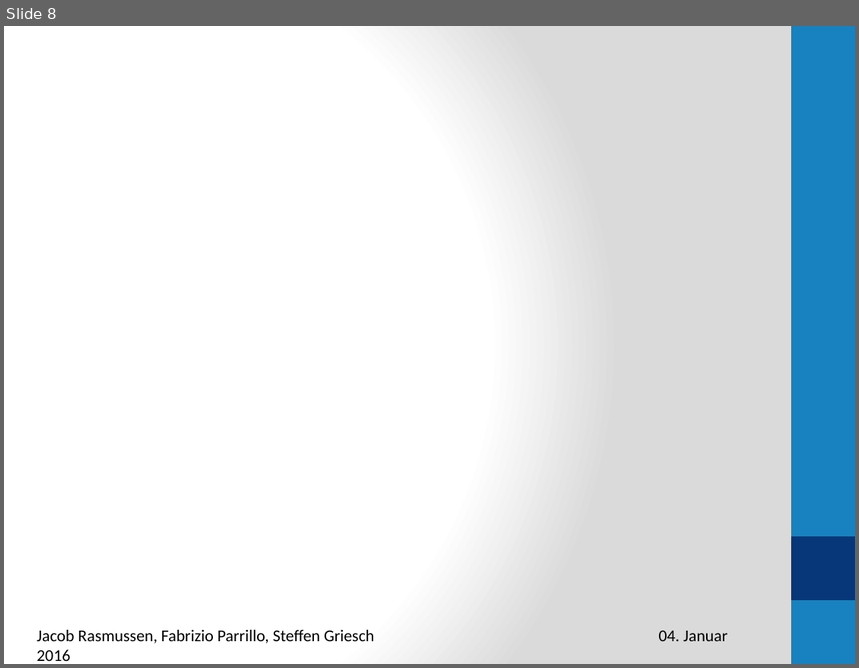
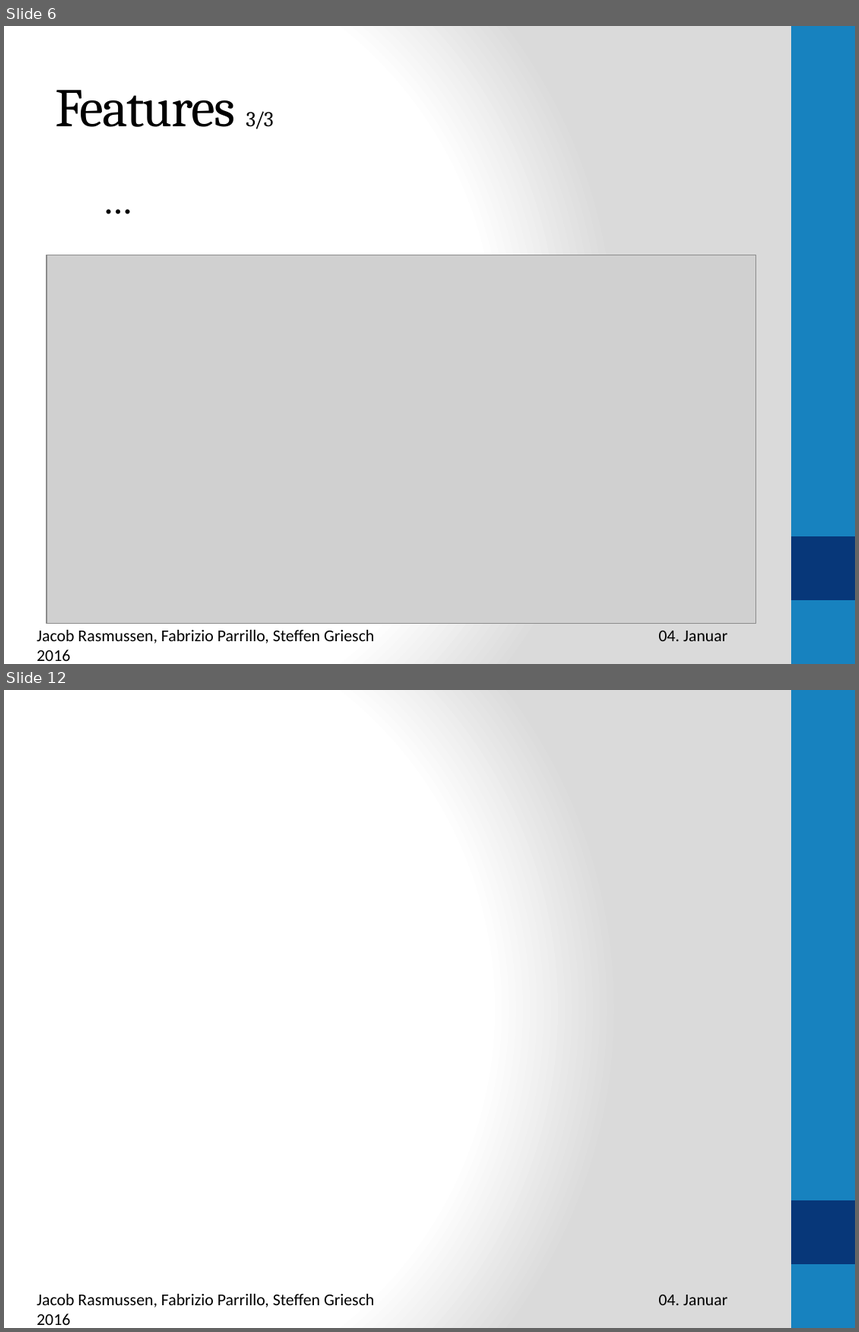
Before and after one commit to rasmussenj/PlasmidSequences, a slide deck: Präsentation1.pptx. Shown one above the other, each under a label of ours: slide 8 before the commit, slides 6 and 12 after it; the slides between them are not shown. The pictures are 859x668 and 859x1332 pixels, drawn with LibreOffice and Linux fonts; fonts in the diff are those of the drawing; grey boxes stand for pictures. Boxes give left, top, right and bottom in pixels: in the first picture for what was removed or moved away, otherwise in the second. Text is boxed around its words. In the diff, an @@ line names an element or a change of style, - is before the commit and + after.

```diff
--- a/Präsentation1.pptx
+++ b/Präsentation1.pptx
@@ slide 6 added at (x1=4, y1=26, x2=855, y2=664), background gradient #FFFFFF to #DADADA; not listed: 2 template elements that a slide beside it also shows @@
@@ title added at (x1=55, y1=90, x2=273, y2=129), 46 pt, text #000000 @@
+Features 3/3
@@ text added at (x1=95, y1=172, x2=230, y2=226), 32 pt, text #000000 @@
+...
@@ picture added at (x1=47, y1=255, x2=756, y2=623) @@
@@ text added at (x1=37, y1=630, x2=728, y2=644), 14 pt, text #000000 @@
+Jacob Rasmussen, Fabrizio Parrillo, Steffen Griesch 04. Januar 2016
@@ what was slide 8 is now slide 12 @@
```
Also in this commit, not shown: 4 slides changed, 3 other slides added, 2 slides removed.
